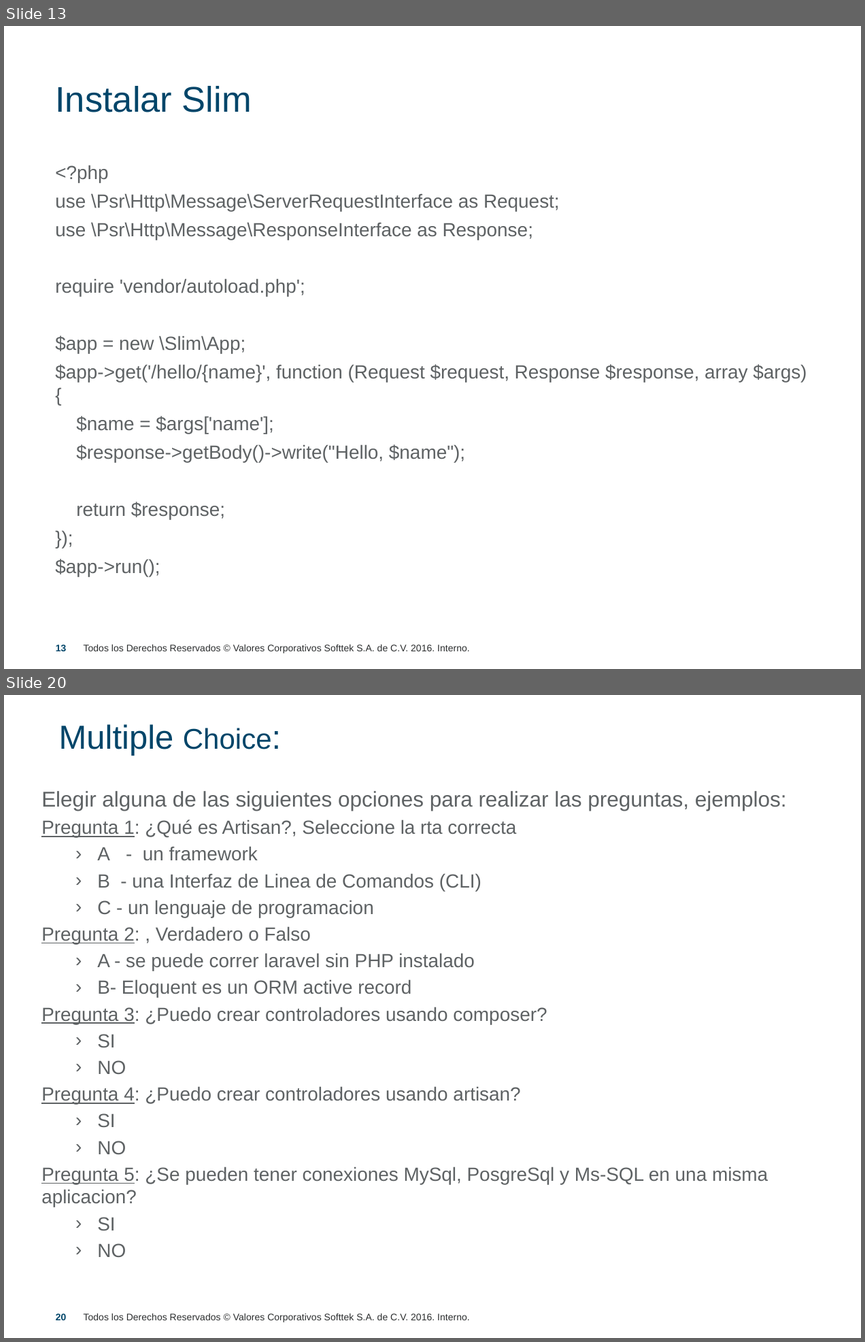
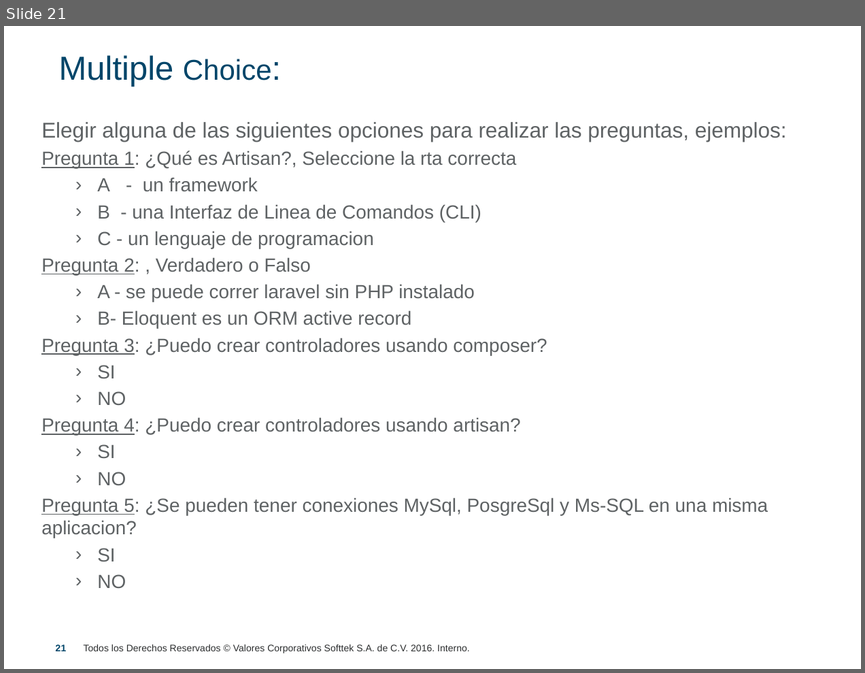
Before and after one commit to precagno/clase_slim, a slide deck: ppt_capacitacion_slim.pptx. Shown one above the other, each under a label of ours: slides 13 and 20 before the commit, slide 21 after it; the slides between them are not shown. The pictures are 865x1342 and 865x673 pixels, drawn with LibreOffice and Linux fonts; fonts in the diff are those of the drawing; background and template pictures are left out. Boxes give left, top, right and bottom in pixels: in the first picture for what was removed or moved away, otherwise in the second. Text is boxed around its words. In the diff, an @@ line names an element or a change of style, - is before the commit and + after.

```diff
--- a/ppt_capacitacion_slim.pptx
+++ b/ppt_capacitacion_slim.pptx
@@ slide 13 removed at [4,26,861,669], background #FFFFFF; not listed: 1 template element that a slide beside it also shows @@
@@ text removed at [55,86,252,112] @@
-Instalar Slim
@@ text removed at [55,165,806,576] @@
-<?php
-use \Psr\Http\Message\ServerRequestInterface as Request;
-use \Psr\Http\Message\ResponseInterface as Response;
-require 'vendor/autoload.php';
-$app = new \Slim\App;
-$app->get('/hello/{name}', function (Request $request, Response $response, array $args) {
-$name = $args['name'];
-$response->getBody()->write("Hello, $name");
-return $response;
-});
-$app->run();
@@ page number removed at [56,644,67,651] @@
-13
@@ what was slide 20 is now slide 21 @@
@@ page number at [56,644,67,651]: text changed @@
-20
+21
```
Also in this commit, not shown: 12 slides changed, 7 slides added, 5 other slides removed.
